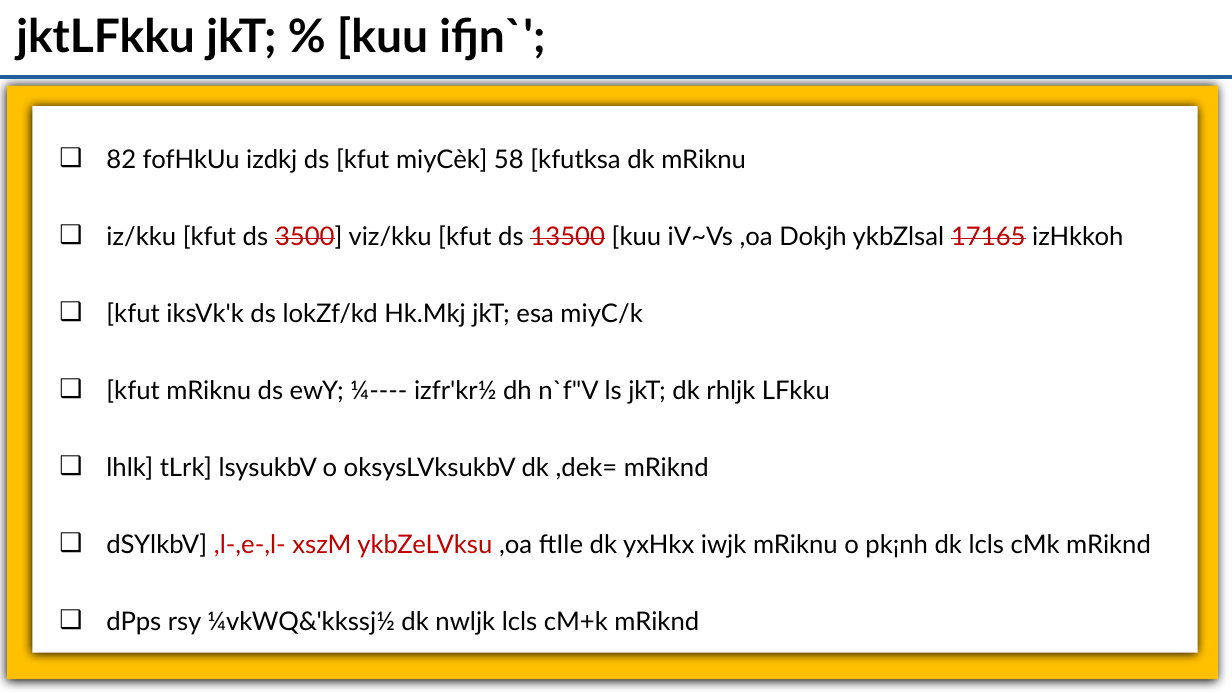
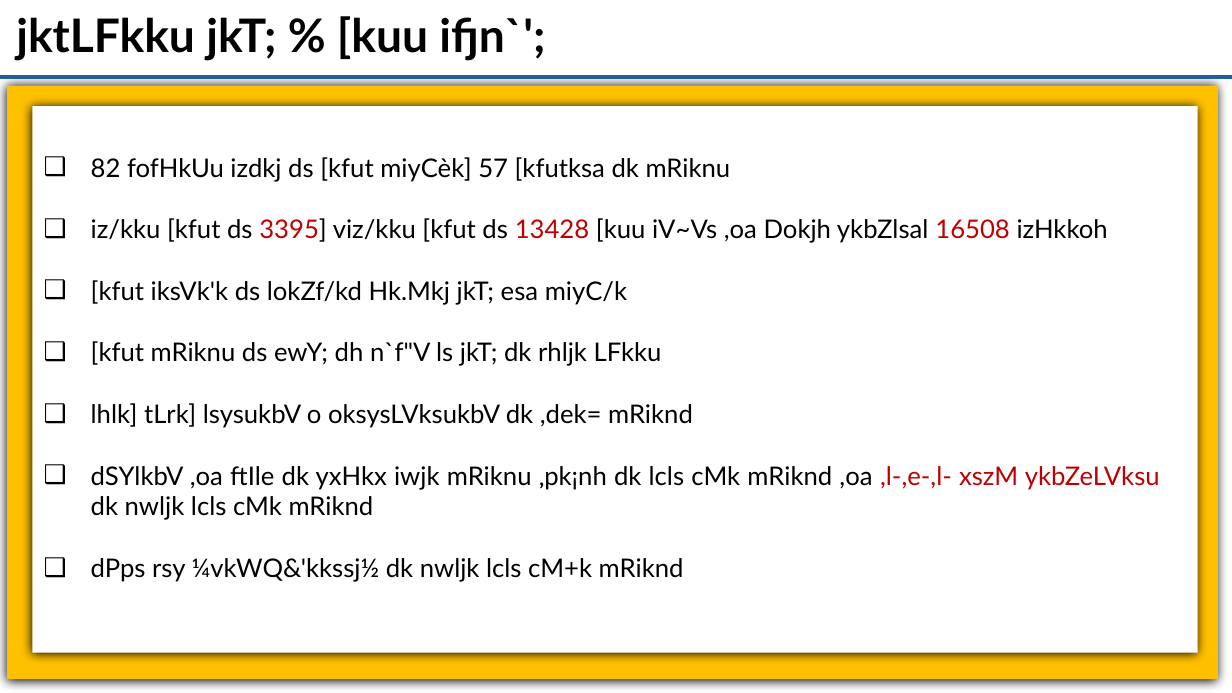
Before and after one commit to ITMSAnalyticsTeam/Common_Folder, a slide deck: slide 2 of HCM_Meeting_5_5_2026.pptx. Drawn at 1232x693 pixels with LibreOffice and Linux fonts; fonts in the diff are those of the drawing. Boxes give left, top, right and bottom in pixels: in the first picture for what was removed or moved away, otherwise in the second. Text is boxed around its words. In the diff, an @@ line names an element or a change of style, - is before the commit and + after.

```diff
--- a/HCM_Meeting_5_5_2026.pptx
+++ b/HCM_Meeting_5_5_2026.pptx
@@ text "82 fofHkUu izdkj ds [kfut ...": place and size @@
-text "82 fofHkUu izdkj ds [kfut ..." at (106, 148, 1151, 635)
+text "82 fofHkUu izdkj ds [kfut ..." at (91, 157, 1160, 582)
@@ text at (91, 157, 1108, 243): text changed @@
-❑ 82 fofHkUu izdkj ds [kfut miyCèk] 58 [kfutksa dk mRiknu
-❑ iz/kku [kfut ds 3500] viz/kku [kfut ds 13500 [kuu iV~Vs ,oa Dokjh ykbZlsal 17165 izHkkoh
+❑ 82 fofHkUu izdkj ds [kfut miyCèk] 57 [kfutksa dk mRiknu
+❑ iz/kku [kfut ds 3395] viz/kku [kfut ds 13428 [kuu iV~Vs ,oa Dokjh ykbZlsal 16508 izHkkoh
@@ text at (91, 280, 693, 582): line spacing 1.5 to 1 @@
@@ text at (91, 341, 662, 366): text changed @@
-❑ [kfut mRiknu ds ewY; ¼---- izfr'kr½ dh n`f"V ls jkT; dk rhljk LFkku
+❑ [kfut mRiknu ds ewY; dh n`f"V ls jkT; dk rhljk LFkku
@@ text at (91, 466, 1160, 520): text changed @@
-❑ dSYlkbV] ,l-,e-,l- xszM ykbZeLVksu ,oa ftIle dk yxHkx iwjk mRiknu o pk¡nh dk lcls cMk mRiknd
+❑ dSYlkbV ,oa ftIle dk yxHkx iwjk mRiknu ,pk¡nh dk lcls cMk mRiknd ,oa ,l-,e-,l- xszM ykbZeLVksu dk nwljk lcls cMk mRiknd
```
Also in this commit, not shown: 9 other slides changed, 1 other file.
